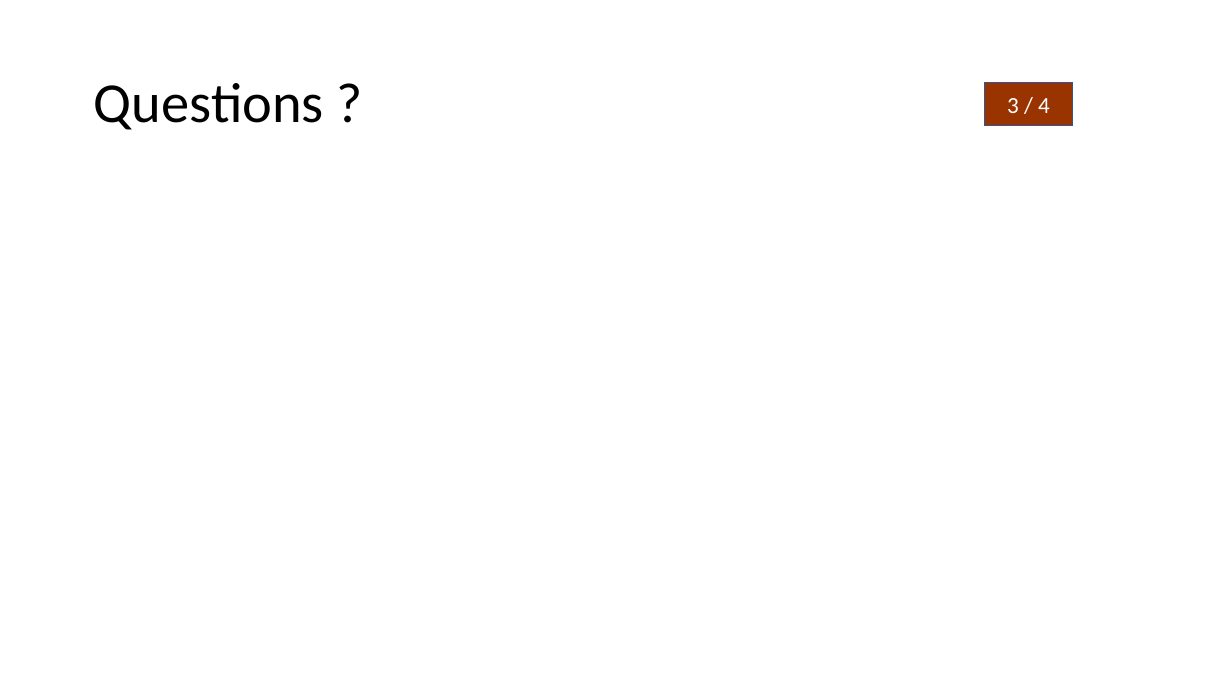
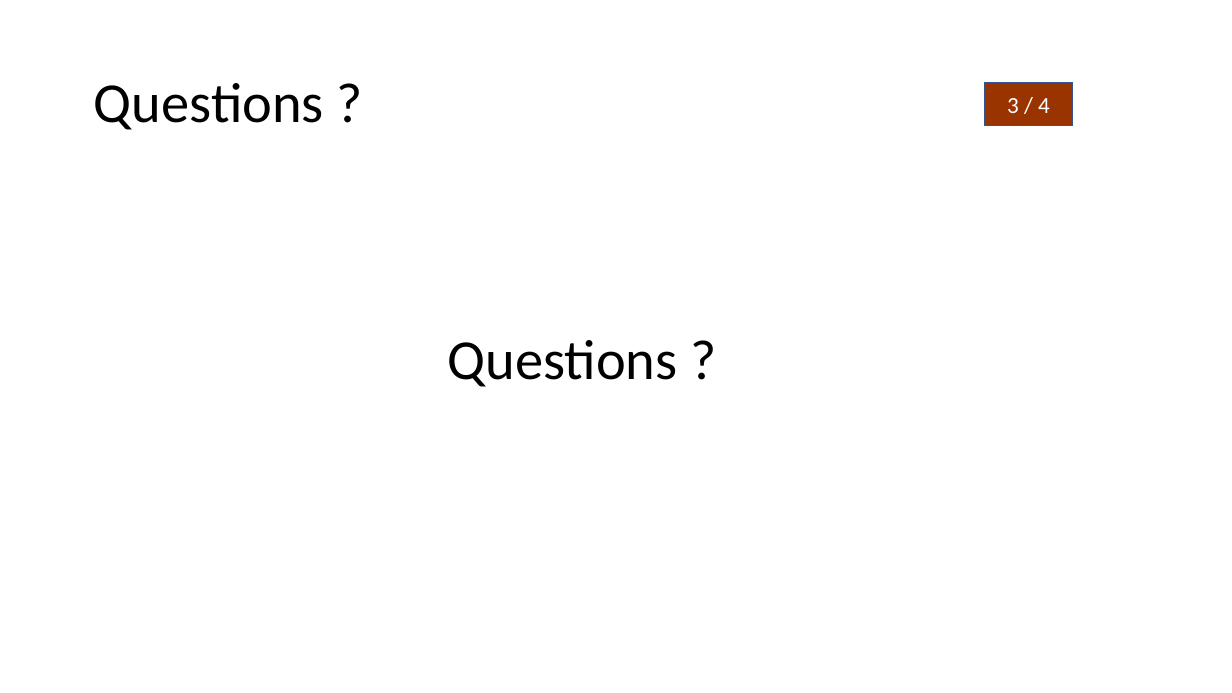
Before and after one commit to JuanitoLe/XML1, a slide deck: slide 18 of Présentation/XML_VS_JSON.pptx. Drawn at 1232x693 pixels with LibreOffice and Linux fonts; fonts in the diff are those of the drawing. Boxes give left, top, right and bottom in pixels: in the first picture for what was removed or moved away, otherwise in the second. Text is boxed around its words. In the diff, an @@ line names an element or a change of style, - is before the commit and + after.

```diff
--- a/Présentation/XML_VS_JSON.pptx
+++ b/Présentation/XML_VS_JSON.pptx
@@ text added at (448, 340, 678, 387), 44 pt, text #000000 @@
+  Questions ?
```
Also in this commit, not shown: 2 other slides changed.
